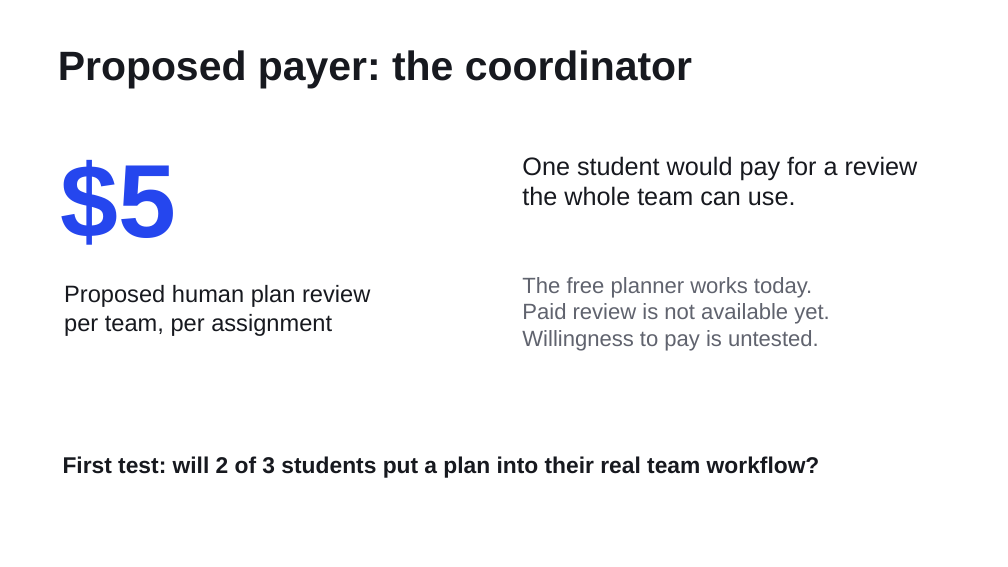
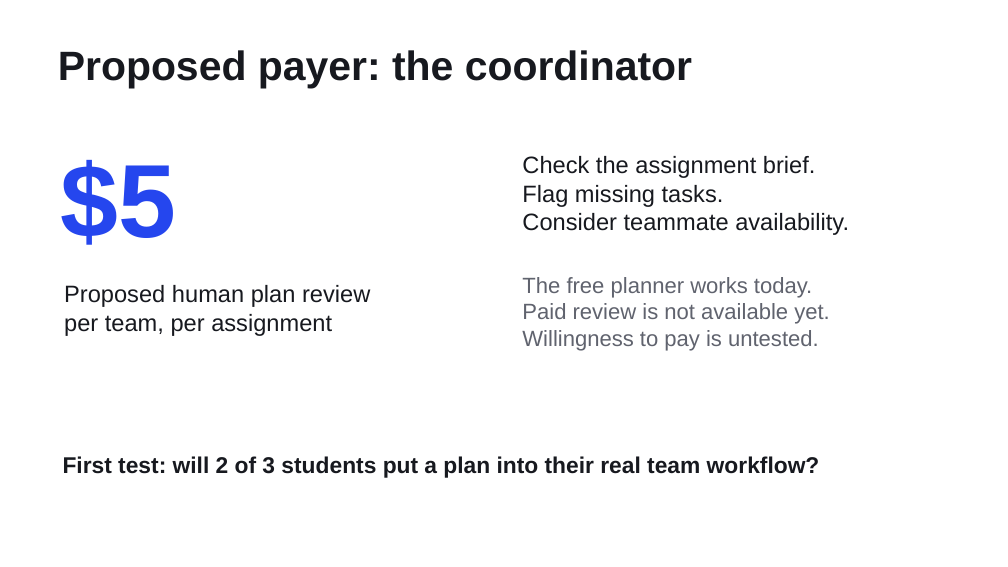
Before and after one commit to VestigeClub/VentureMVP, a slide deck: slide 3 of docs/coursework/pitch.pptx. Drawn at 1008x567 pixels with LibreOffice and Linux fonts; fonts in the diff are those of the drawing. Boxes give left, top, right and bottom in pixels: in the first picture for what was removed or moved away, otherwise in the second. Text is boxed around its words. In the diff, an @@ line names an element or a change of style, - is before the commit and + after.

Commit message:
Clarify proposed paid review in pitch

```diff
--- a/docs/coursework/pitch.pptx
+++ b/docs/coursework/pitch.pptx
@@ text at <box>522,156,849,235</box>: text changed; size 24 to 22.5 pt @@
-One student would pay for a review
-the whole team can use.
+Check the assignment brief.
+Flag missing tasks.
+Consider teammate availability.
```
Also in this commit, not shown: 2 other files.
